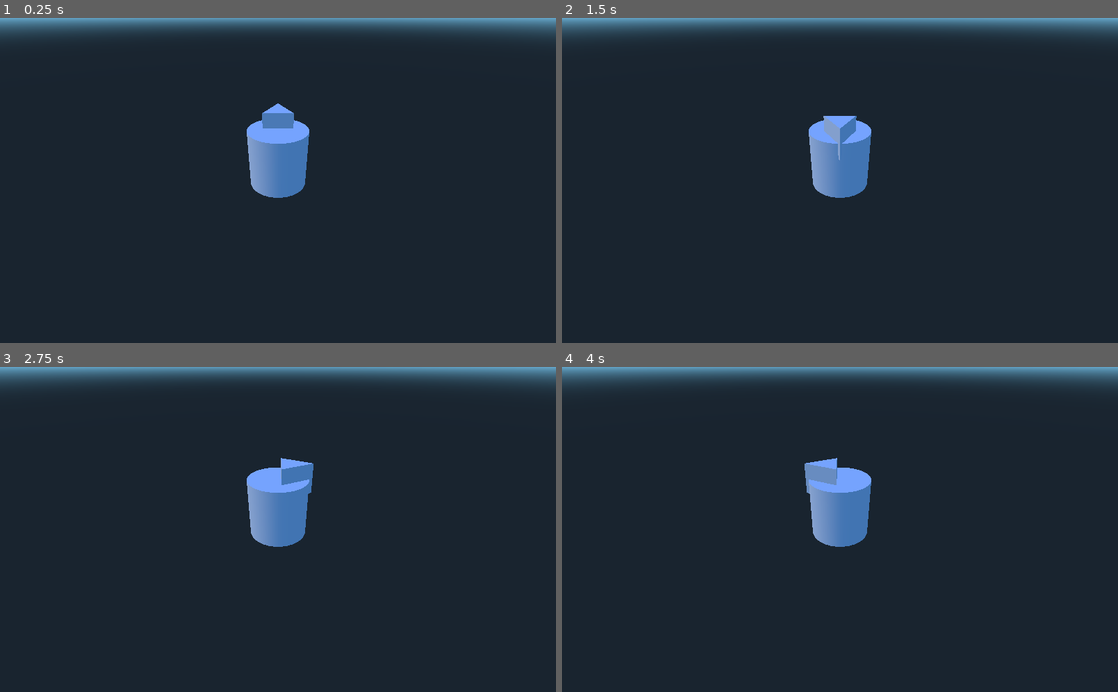
Above: before the commit, frames 1-4 (two rows, left to right).
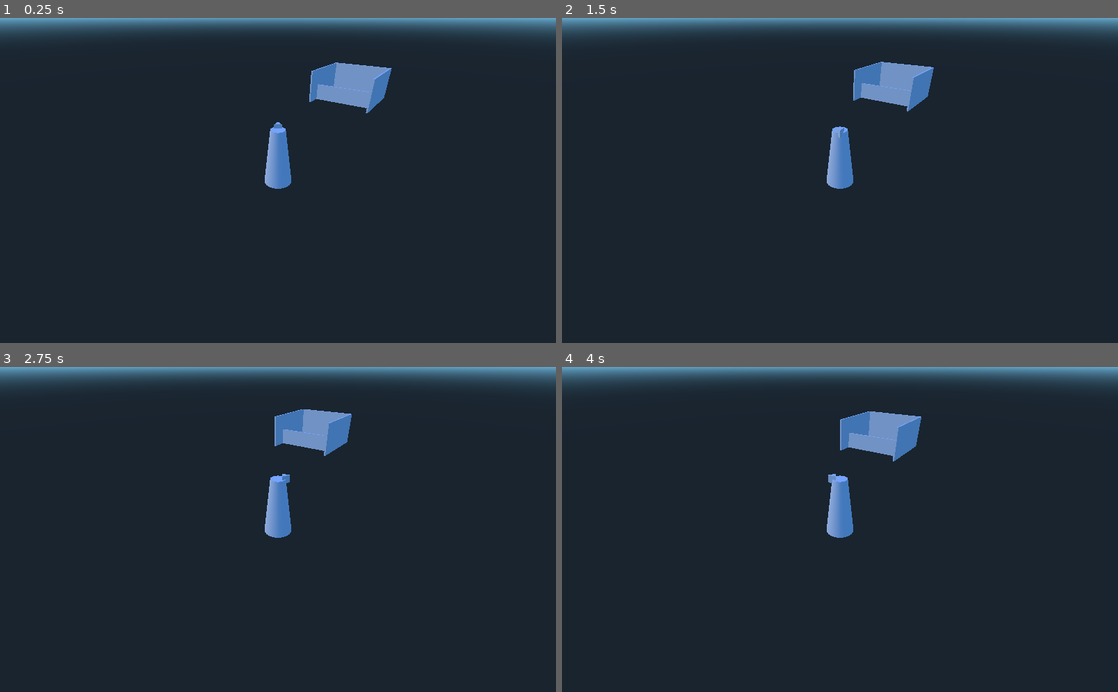
Above: after the commit, the same moments.

Repository: DevinPentecost/ld42
Game: Godot game, scene res://scenes/CharacterTest.tscn
Same seed, same stepped clock (60 frames per second), same inputs: the game is played once before the commit and once after it. The project has no main scene, so this scene is started directly.
Inputs (mouse positions are in pixels of both pictures, inside the frame that each line leads up to):
- Up to frame 1 (0.25 s): no input
- Up to frame 2 (1.5 s): tap Enter at 0.5 s; move the mouse to (962, 164) at 0.52 s; hold D (player_move_right) 0.53-1.28 s; tap Space (player_action) at 0.6, 1.35 s; click (962, 164) at 0.67 s; move the mouse to (728, 196) at 1.27 s; hold S (player_move_down) from 1.28 s (still down)
- Up to frame 3 (2.75 s): move the mouse to (333, 458) at 2.02 s; release S (player_move_down) at 2.03 s; hold D (player_move_right) from 2.03 s (still down); tap Space (player_action) at 2.1 s
- Up to frame 4 (4 s): move the mouse to (812, 594) at 2.77 s; release D (player_move_right) at 2.78 s; hold W (player_move_up) 2.78-3.53 s; tap Space (player_action) at 2.85, 3.6 s; click (812, 594) at 2.92 s; move the mouse to (1006, 578) at 3.52 s; hold A (player_move_left) from 3.53 s (still down)

The runs differ from the first frame. In frame 1, 3.7% of the frame differs, in the area x 44-71%, y 13-56%; in frame 2, 3.6%; in frame 3, 3.6%; in frame 4, 3.8%, in the area x 43-65%, y 13-56%.
Error before the commit: Attempt to call function 'get_all_kennels' in base 'null instance' on a null instance. (res://objects/game/GameController.gd:56)

Commit message:
More

Diff:
--- a/project/objects/game/GameController.gd
+++ b/project/objects/game/GameController.gd
@@ -53,6 +53,7 @@
 func _initialize_kennels():
 
 	#Get all of the kennels
+	return
 	var all_kennels = _game_grid.get_all_kennels()
 	for kennel in all_kennels:
 		#It starts empty
@@ -99,7 +100,7 @@
 	_empty_kennels.append(kennel)
 
 func _spawn_dog():
-
+	return
 	#Are there any available spots?
 	var available_kennels = _empty_kennels.size()
 	if available_kennels <= 0:
--- a/project/objects/game/GameController.tscn
+++ b/project/objects/game/GameController.tscn
@@ -2,7 +2,7 @@
 
 [ext_resource path="res://objects/game/GameController.gd" type="Script" id=1]
 
-[node name="GameController" type="Node" index="0"]
+[node name="GameController" type="Node"]
 
 script = ExtResource( 1 )
 
--- a/project/objects/player/Player.gd
+++ b/project/objects/player/Player.gd
@@ -15,7 +15,7 @@
 const PI2 = 2*PI
 var desired_angle = null
 const _player_rotation_speed = 5 #Radians a second?
-const _player_movement_speed = 50 #Units per second
+const _player_movement_speed = 100 #Units per second
 const _player_movement_angle = PI/2 #Radians away from target before player starts moving
 
 #Action variables
@@ -99,7 +99,7 @@
 	#First, are we looking close enough to move?
 	var angular_distance = abs(rotation.y - desired_angle)
 	var angular_distance_mod = abs(rotation.y - (desired_angle + PI2))
-	print('D ', angular_distance, ' DM ', angular_distance_mod)
+	#print('D ', angular_distance, ' DM ', angular_distance_mod)
 	if angular_distance < _player_movement_angle or angular_distance_mod < _player_movement_angle:
 		#We can start moving
 
--- a/project/objects/player/Player.tscn
+++ b/project/objects/player/Player.tscn
@@ -5,21 +5,21 @@
 [sub_resource type="CylinderMesh" id=1]
 
 custom_aabb = AABB( 0, 0, 0, 0, 0, 0 )
-top_radius = 1.0
-bottom_radius = 1.0
+top_radius = 0.25
+bottom_radius = 0.5
 height = 2.0
 radial_segments = 64
 rings = 4
 
-[sub_resource type="BoxShape" id=2]
+[sub_resource type="SphereShape" id=4]
 
-extents = Vector3( 1, 1, 1 )
+radius = 0.5
 
 [sub_resource type="PrismMesh" id=3]
 
 custom_aabb = AABB( 0, 0, 0, 0, 0, 0 )
 left_to_right = 0.5
-size = Vector3( 2, 2, 2 )
+size = Vector3( 0.5, 0.5, 0.5 )
 subdivide_width = 0
 subdivide_height = 0
 subdivide_depth = 0
@@ -31,7 +31,7 @@
 input_ray_pickable = true
 input_capture_on_drag = false
 collision_layer = 1
-collision_mask = 1
+collision_mask = 2
 axis_lock_linear_x = false
 axis_lock_linear_y = false
 axis_lock_linear_z = false
@@ -40,7 +40,7 @@
 axis_lock_angular_z = false
 collision/safe_margin = 0.001
 script = ExtResource( 1 )
-_sections_unfolded = [ "Axis Lock", "Transform" ]
+_sections_unfolded = [ "Axis Lock", "Collision", "Transform" ]
 
 [node name="Model" type="MeshInstance" parent="." index="0"]
 
@@ -62,13 +62,13 @@
 [node name="CollisionShape" type="CollisionShape" parent="." index="1"]
 
 transform = Transform( 1, 0, 0, 0, 1, 0, 0, 0, 1, 0, 1, 0 )
-shape = SubResource( 2 )
+shape = SubResource( 4 )
 disabled = false
 _sections_unfolded = [ "Transform" ]
 
 [node name="DebugMesh" type="MeshInstance" parent="." index="2"]
 
-transform = Transform( -2.18557e-008, 0.5, -2.18557e-008, 0, -2.18557e-008, -0.5, -0.5, -2.18557e-008, 9.55343e-016, 0.6, 2, 0 )
+transform = Transform( -2.18557e-008, 0.5, -2.18557e-008, 0, -2.18557e-008, -0.5, -0.5, -2.18557e-008, 9.55343e-016, 0.25, 2, 0 )
 layers = 1
 material_override = null
 cast_shadow = 1
--- a/project/scenes/CharacterTest.tscn
+++ b/project/scenes/CharacterTest.tscn
@@ -1,13 +1,19 @@
-[gd_scene load_steps=4 format=2]
+[gd_scene load_steps=5 format=2]
 
 [ext_resource path="res://objects/game/GameController.tscn" type="PackedScene" id=1]
 [ext_resource path="res://objects/player/Player.tscn" type="PackedScene" id=2]
 [ext_resource path="res://objects/game/Camera.tscn" type="PackedScene" id=3]
+[ext_resource path="res://objects/kennel/Kennel.tscn" type="PackedScene" id=4]
 
-[node name="CharacterTest" type="Node" index="0"]
+[node name="CharacterTest" type="Node"]
 
 [node name="GameController" parent="." index="0" instance=ExtResource( 1 )]
 
 [node name="Player" parent="." index="1" instance=ExtResource( 2 )]
 
 [node name="Camera" parent="." index="2" instance=ExtResource( 3 )]
+
+[node name="Kennel" parent="." index="3" instance=ExtResource( 4 )]
+
+transform = Transform( -0.824646, 0, 0.565649, 0, 1, 0, -0.565649, 0, -0.824646, 10, 0, 5 )
+_sections_unfolded = [ "Transform" ]
--- a/project/test_scenes/caleb_test.tscn
+++ b/project/test_scenes/caleb_test.tscn
@@ -2,7 +2,7 @@
 
 [ext_resource path="res://objects/shelter_items/shelter_grid/game_grid.tscn" type="PackedScene" id=1]
 
-[node name="Spatial" type="Spatial" index="0"]
+[node name="Spatial" type="Spatial"]
 
 [node name="Camera" type="Camera" parent="." index="0"]
 
